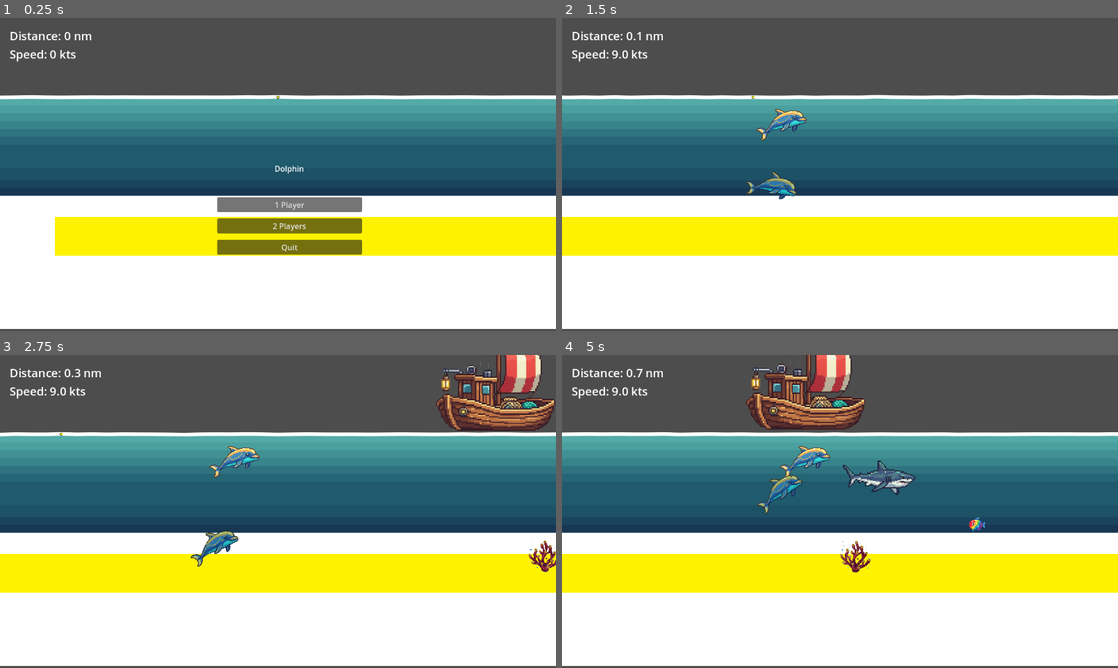
Above: before the commit, frames 1-4 (two rows, left to right).
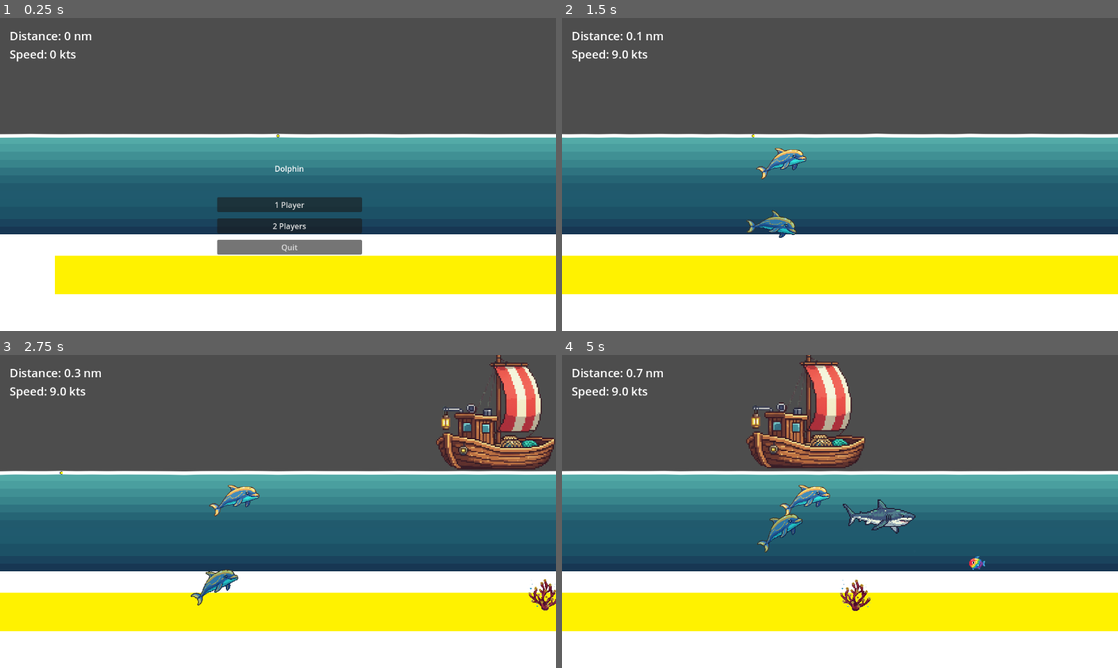
Above: after the commit, the same moments.

Repository: sandritalb/dolphin_ai
Game: Godot game, scene res://scenes/main.tscn
Two runs of this game, one before a commit and one after it. Both use one fixed random seed, a clock stepped at 60 frames per second and the inputs below.
Inputs:
- Up to frame 1 (0.25 s): no input
- Up to frame 2 (1.5 s): click "1 Player" at 0.5 s; tap Enter (ui_accept) at 1.25 s; hold Right (ui_right) from 1.28 s (still down)
- Up to frame 3 (2.75 s): tap Enter (ui_accept) at 1.52, 2.27 s; release Right (ui_right) at 2.03 s; hold Down (ui_down) from 2.03 s (still down)
- Up to frame 4 (5 s): release Down (ui_down) at 2.78 s; hold Right (ui_right) 2.78-3.53 s; hold Up (ui_up) 3.53-4.28 s; tap Enter (ui_accept) at 3.77, 4.52 s; hold Left (ui_left) from 4.28 s (still down)

The runs differ from the first frame. In frame 1, 60% of the frame differs, in the area x 0-100%, y 24-100%; in frame 2, 62%; in frame 3, 65%; in frame 4, 65%, in the area x 0-100%, y 0-100%.

Commit message:
fix: Update resource references in main scene and adjust camera offset and volume settings

Diff:
--- a/scenes/main.tscn
+++ b/scenes/main.tscn
@@ -18,7 +18,7 @@
 script = ExtResource("1_tipki")
 
 [node name="Camera2D" type="Camera2D" parent="."]
-offset = Vector2(0, 200)
+offset = Vector2(0, 100)
 zoom = Vector2(0.8, 0.8)
 limit_smoothed = true
 editor_draw_limits = true
@@ -101,7 +101,7 @@
 [node name="BackgroundMusicPlayer" type="AudioStreamPlayer" parent="."]
 process_mode = 3
 stream = ExtResource("12_eb6dy")
-volume_db = 6.0
+volume_db = -6.0
 autoplay = true
 bus = &"Music"
 parameters/looping = true
Not shown: 1 places in scenes/main.tscn that only renumber resources
Not shown, added: scripts/globals.gd.uid
